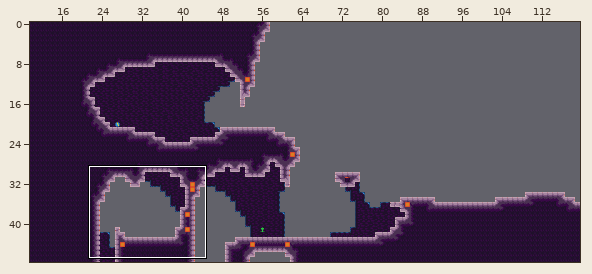
Tiled map (JSON): assets/world/room/intro4.json. Above, an overview of the earlier version with the close-up marked.
Close-up. Old version:
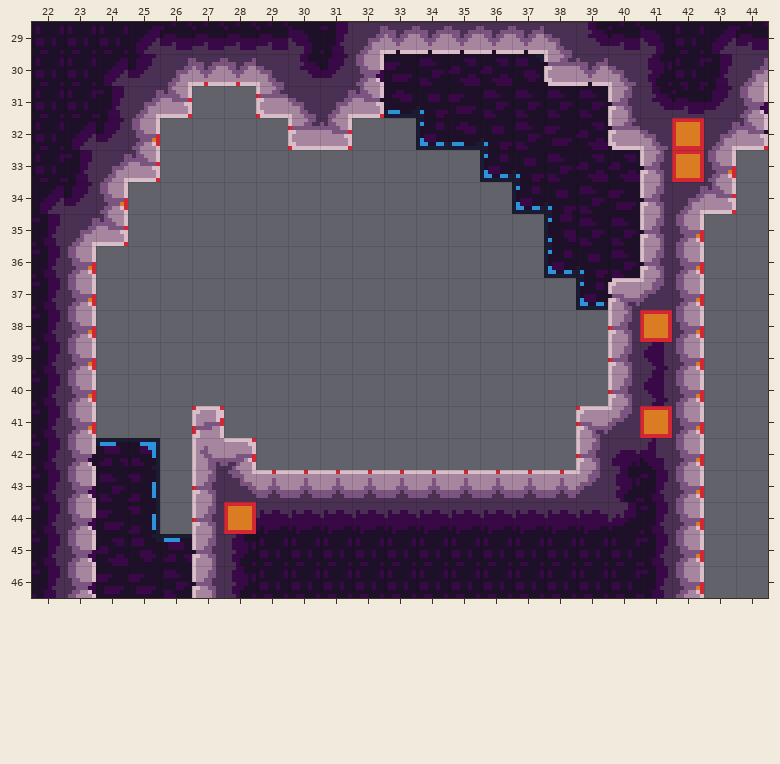
Cells are 8x8 px. Shown: x 22..44, y 29..46. The commit also changed other parts of the map, which this record leaves out.
After:
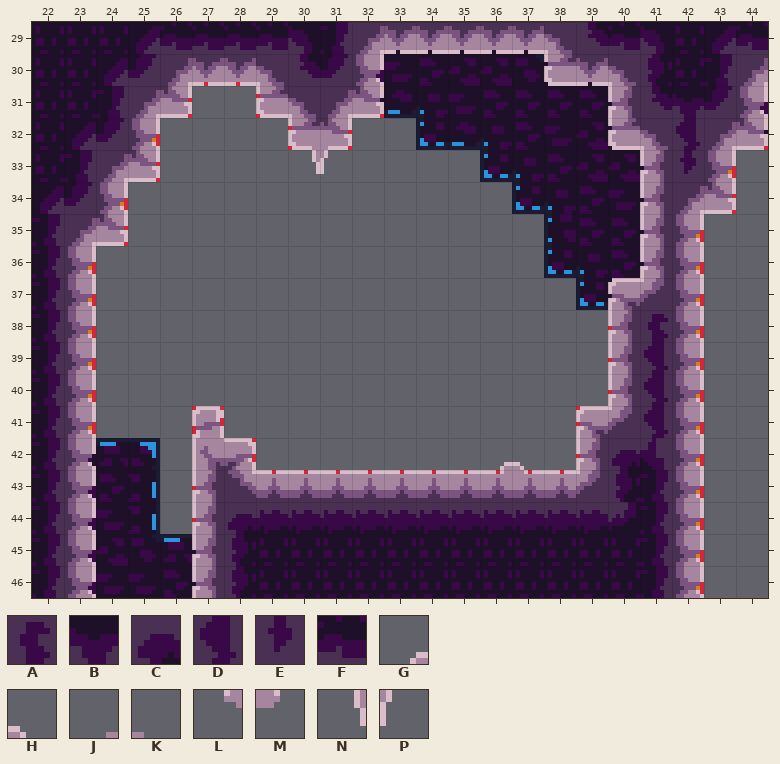
Key: from "stone": A 33, B 38, C 49, D 59, E 72, F 76; from "stone_fg_decal": G 0, H 1, J 4, K 5, L 13, M 14, N 17, P 18.
_ is an empty cell, . an unchanged one.
What changed:
--- layer "map"
@@ x 42..42 @@
-31 F
-32 _
-33 _
+31 B
+32 D
+33 E
@@ x 41..41 @@
-38 _
+38 A
@@ x 41..41 @@
-41 _
+41 D
@@ x 28..28 @@
-44 _
+44 C
--- layer "fg"
@@ x 30..31 @@
-32 __
-33 __
+32 JK
+33 NP
@@ x 36..37 @@
-42 __
-43 __
+42 GH
+43 LM
Boxes around the changes in both close-ups, in picture pixels (x1, y1, x2, y2):
changed: (672, 86, 704, 182)
added: (312, 146, 328, 174)
added: (640, 310, 672, 342)
added: (640, 406, 672, 438)
added: (500, 462, 524, 474)
added: (224, 502, 256, 534)
